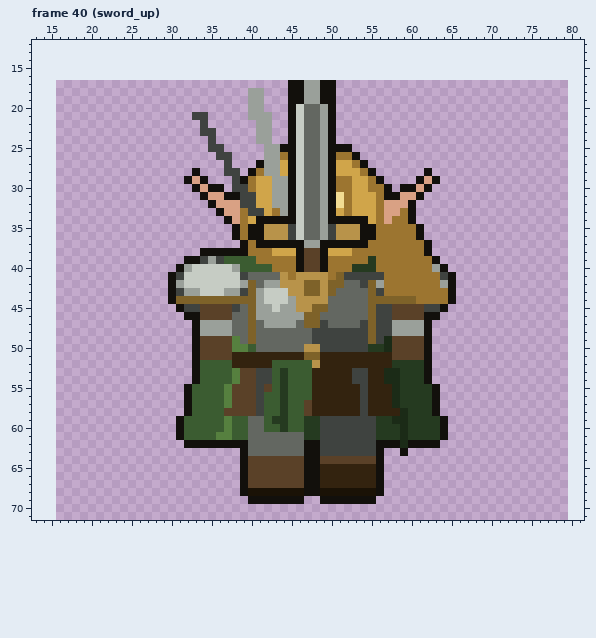
One commit to this pixel-art file: hero-sheet.aseprite. Above: the version before the commit.
64x64 pixels, 84 frames. Shown: frame 40 (sword_up): x 13..81, y 12..71. The old version is drawn lined up with the new one, on the new canvas. The commit also changed other frames, which this record leaves out.
After the commit:
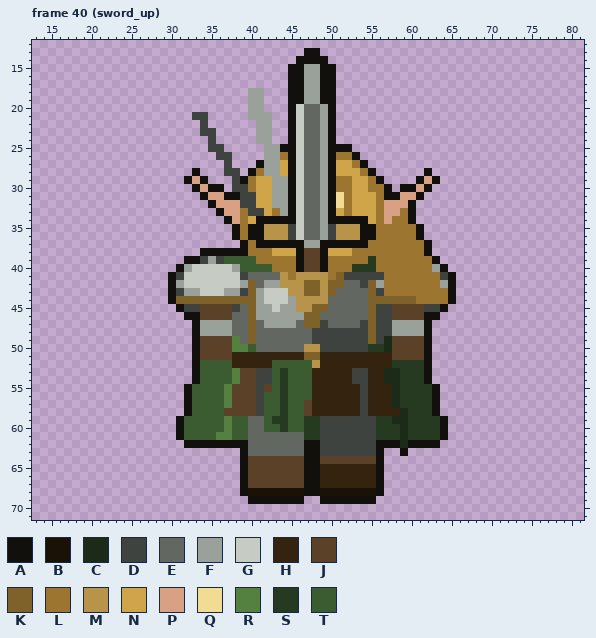
Palette (. is transparent): A #12100c  B #1a1206  C #1b2b17  D #3f4340  E #636761  F #9aa09a  G #c6ccc4  H #33230f  J #5a4128  K #7e6229  L #9c7530  M #b8934a  N #d0a54a  P #d9a184  Q #f2dc93  R #56803f  S #253a20  T #3b5c31
What changed:
canvas 64x64 -> 96x96, the old top-left corner now at 16,17
Frame 40 (sword_up):
y 13: x 47..48 .. -> AA
y 14: x 46..49 .... -> AAAA
y 15..16: x 45..50 ...... -> AAFFAA
Changed places in both pictures, as pixel boxes (x1, y1, x2, y2):
added: (288, 48, 336, 80)
